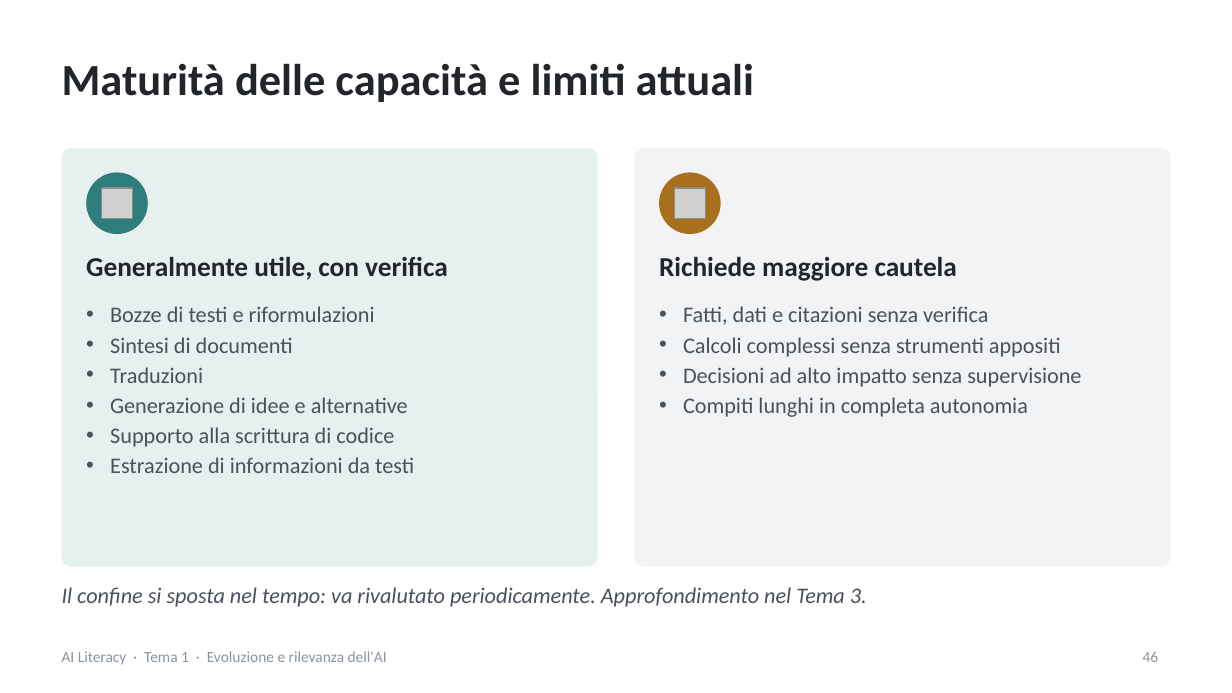
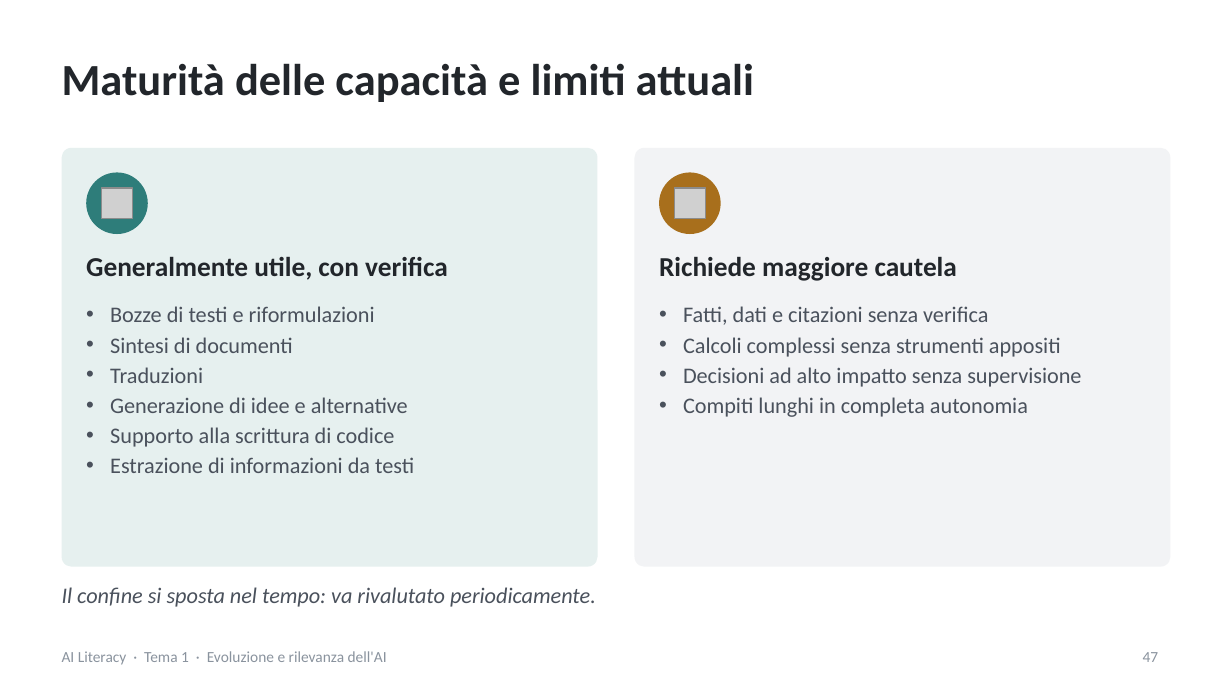
Before and after one commit to NetAi-IT/Formazione-AI-Literacy-Official, a slide deck: slide 47 of Base/Tema1_Evoluzione_e_rilevanza_AI.pptx (slide 46 before the commit). Drawn at 1232x693 pixels with LibreOffice and Linux fonts; fonts in the diff are those of the drawing; grey boxes stand for pictures. Boxes give left, top, right and bottom in pixels: in the first picture for what was removed or moved away, otherwise in the second. Text is boxed around its words. In the diff, an @@ line names an element or a change of style, - is before the commit and + after.

Commit message:
Revisione 1 Tema 1 e Tema 2

```diff
--- a/Base/Tema1_Evoluzione_e_rilevanza_AI.pptx
+++ b/Base/Tema1_Evoluzione_e_rilevanza_AI.pptx
@@ text at [62, 587, 596, 607]: text changed @@
-Il confine si sposta nel tempo: va rivalutato periodicamente. Approfondimento nel Tema 3.
+Il confine si sposta nel tempo: va rivalutato periodicamente.
@@ page number at [1143, 652, 1159, 662]: text changed @@
-46
+47
```
Also in this commit, not shown: 11 other slides changed, 4 slides added, 9 other files.
